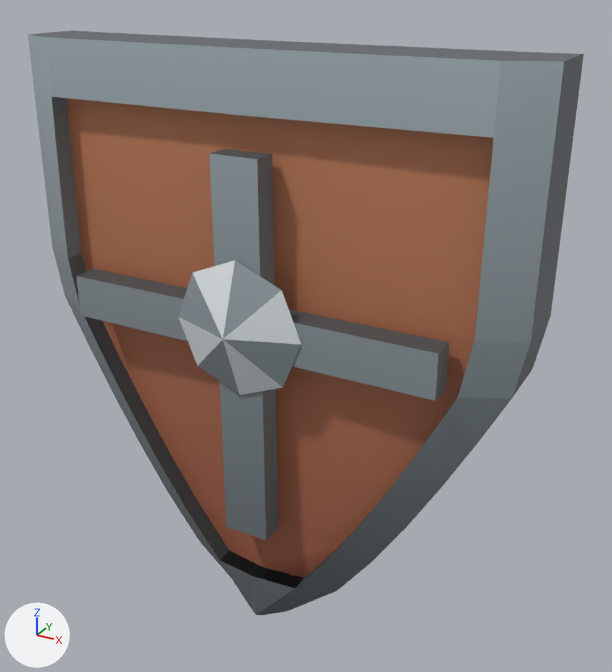
The glTF model assets/custom-items/armor/shield/shield_heater_iron.glb, before and after one commit.
Before and after are seen from a 50 mm lens placed at (0.745, -1.266, 0.637), pointed at (0.088, -0.072, 0.04). Arrows for +X, +Y and +Z are at lower left; the lights stay in place. The first picture is the older version. Vertices at exactly the same position are counted once.

Names of what the first picture shows: 'model'.
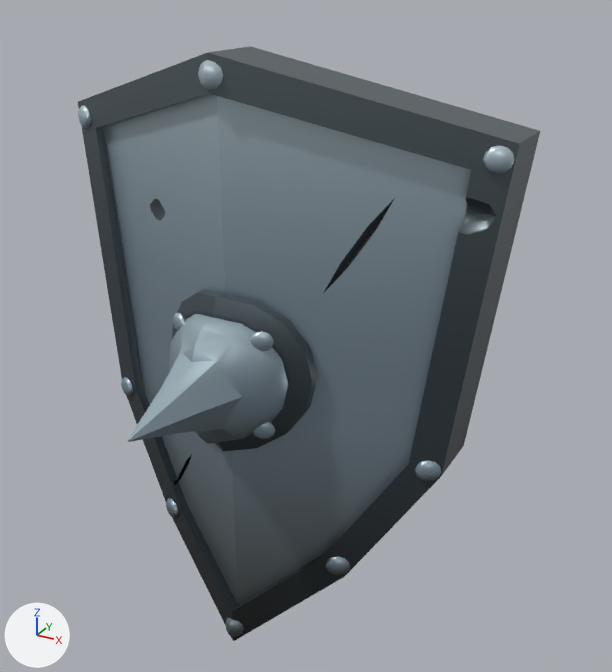
Location of each change, (x1, y1, x2, y2) in pixels of the pictures (612 x 672 px):
'model', reshaped (17% narrower): before (28, 30, 584, 615); after (78, 46, 540, 641)
part 1 of me_model, rebuilt (17% narrower): before (28, 30, 584, 615); after (78, 46, 540, 641)
part 2 of me_model, deleted: before (76, 149, 449, 540)

The change, as a list of edits to the scene's bpy script:
```text
Add img_surface_palette:
    img_surface_palette = load_image('surface_palette', '_unpacked/surface_palette', 128, 256, 'sRGB')
Add mat_shield_heater_iron_0:
    mat_shield_heater_iron_0 = principled_material('shield_heater_iron_0')
    mat_shield_heater_iron_0.texture = img_surface_palette
    mat_shield_heater_iron_0.metallic = 0.55
    mat_shield_heater_iron_0.roughness = 0.4
Add mat_shield_heater_iron_1:
    mat_shield_heater_iron_1 = principled_material('shield_heater_iron_1')
    mat_shield_heater_iron_1.texture = img_surface_palette
    mat_shield_heater_iron_1.roughness = 0.92
Change me_model:
    used by ob_model
    remove me_model.from_pydata(...)  # 219 vertices, 424 faces; spans x -0.48..0.48, y -0.2..0.14, z -0.58..0.52
    remove me_model.materials.append(mat_kaykit_palette)  # picture img_dungeon_texture
    add me_model.from_pydata(...)  # 988 vertices, 1976 faces; spans x -0.42..0.42, y -0.45..0.097, z -0.58..0.52
    me_model part 1: the loose piece of 142 vertices spanning x -0.48..0.48, y -0.127..0.033, z -0.58..0.52 is rebuilt with 988 vertices and now spans x -0.42..0.42, y -0.45..0.097, z -0.58..0.52
    me_model part 2: 6 loose pieces with 77 vertices, spanning x -0.36..0.36, y -0.2..0.14, z -0.36..0.36, are deleted
    add me_model.materials.append(mat_shield_heater_iron_0)  # picture img_surface_palette
    add me_model.materials.append(mat_shield_heater_iron_1)  # picture img_surface_palette
```
